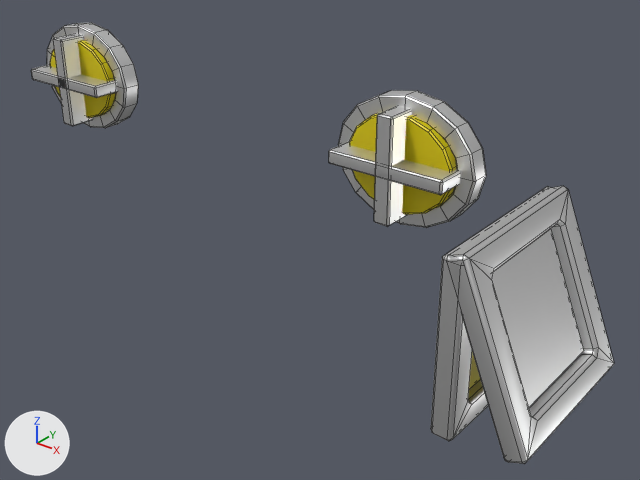
One commit to the FBX model Assets/PackageAsset/Honda 1/Metal/SM_Metal_Window_02.fbx: the scene before it, then after it.
Rendered twice from a 50 mm lens placed at (1.479, -0.493, 1.164), pointed at (0.447, 0.797, 0.364). Arrows for +X, +Y and +Z are at lower left; the lights stay in place. Mesh edges are drawn as thin lines. Where no turn or scale is listed for an object, it has been applied to the vertices.

The scene before the commit, as lines of its bpy script (objects in view):
```python
mat_mi_metal_01_001 = principled_material('MI_Metal_01.001')
mat_mi_metal_01_001.base_color = (0.8, 0.8, 0.8)  # white #e7e7e7
mat_mi_metal_01_001.metallic = 1.0
mat_mi_metal_01_001.roughness = 0.45
me_cube_090_piece_023_piece_006_piece_002_piece_007 = bpy.data.meshes.new('Cube.090_Piece.023_Piece.006_Piece.002_Piece.007')
me_cube_090_piece_023_piece_006_piece_002_piece_007.from_pydata(...)  # 640 vertices, 638 faces; spans x -0.66..1.11, y 0.41..1.0, z 0.35..0.65
# faces by material slot: [512, 126]
me_cube_090_piece_023_piece_006_piece_002_piece_007.materials.append(mat_mi_metal_01_001)  # its picture is missing
me_cube_090_piece_023_piece_006_piece_002_piece_007.materials.append(mat_mi_metal_emis_001)  # yellow #e7d400
ob_sm_metal_window_02 = bpy.data.objects.new('SM_Metal_Window_02', me_cube_090_piece_023_piece_006_piece_002_piece_007)
ob_sm_metal_window_02.location = (0.0, 0.0, 0.0)
```
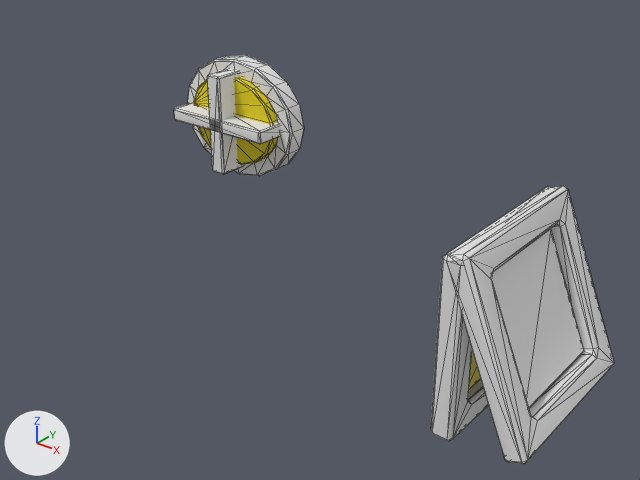
Edits to the scene script, one JSON object a line:
```json
{"op": "set", "path": "mat_mi_metal_01_001.metallic", "old": "1.0", "new": "0.0"}
{"block": "me_cube_090_piece_023_piece_006_piece_002_piece_007", "where": "# used by ob_sm_metal_window_02; location = (0.0, 0.0, 0.0)"}
{"op": "remove", "block": "me_cube_090_piece_023_piece_006_piece_002_piece_007", "code": "me_cube_090_piece_023_piece_006_piece_002_piece_007.from_pydata(...)  # 640 vertices, 638 faces; spans x -0.66..1.11, y 0.41..1.0, z 0.35..0.65"}
{"op": "add", "block": "me_cube_090_piece_023_piece_006_piece_002_piece_007", "code": "me_cube_090_piece_023_piece_006_piece_002_piece_007.from_pydata(...)  # 400 vertices, 780 faces; spans x -0.09..1.11, y 0.41..1.0, z 0.35..0.65"}
{"block": "me_cube_090_piece_023_piece_006_piece_002_piece_007", "change": "me_cube_090_piece_023_piece_006_piece_002_piece_007 part 1: a new loose piece of 128 vertices spanning x -0.09..0.24, y 0.95..1.0, z 0.37..0.65, in mat_mi_metal_01_001 (its picture is missing)"}
{"block": "me_cube_090_piece_023_piece_006_piece_002_piece_007", "change": "me_cube_090_piece_023_piece_006_piece_002_piece_007 part 2: a new loose piece of 64 vertices spanning x -0.05..0.2, y 0.93..0.97, z 0.41..0.62, in mat_mi_metal_emis_001 (yellow #e7d400)"}
{"block": "me_cube_090_piece_023_piece_006_piece_002_piece_007", "change": "me_cube_090_piece_023_piece_006_piece_002_piece_007 part 3: a new loose piece of 24 vertices spanning x 0.06..0.09, y 0.88..0.98, z 0.39..0.63, in mat_mi_metal_01_001 (its picture is missing)"}
{"block": "me_cube_090_piece_023_piece_006_piece_002_piece_007", "change": "me_cube_090_piece_023_piece_006_piece_002_piece_007 part 4: a new loose piece of 24 vertices spanning x -0.06..0.21, y 0.88..0.98, z 0.5..0.53, in mat_mi_metal_01_001 (its picture is missing)"}
{"block": "me_cube_090_piece_023_piece_006_piece_002_piece_007", "change": "me_cube_090_piece_023_piece_006_piece_002_piece_007 part 5: 8 loose pieces with 480 vertices, spanning x -0.66..0.71, y 0.88..1.0, z 0.37..0.65, are deleted"}
{"block": "me_cube_090_piece_023_piece_006_piece_002_piece_007", "change": "me_cube_090_piece_023_piece_006_piece_002_piece_007 part 6"}
{"block": "me_cube_090_piece_023_piece_006_piece_002_piece_007", "change": "131 faces are deleted"}
{"block": "me_cube_090_piece_023_piece_006_piece_002_piece_007", "change": "229 new faces join them, mat_mi_metal_01_001 (its picture is missing)"}
{"block": "me_cube_090_piece_023_piece_006_piece_002_piece_007", "change": "36 new faces join them, mat_mi_metal_emis_001 (yellow #e7d400)"}
```

Boxes (x1, y1, x2, y2) around the edits, measured in the pictures (640 x 480 px):
```json
{"object": "SM_Metal_Window_02", "change": "surface changed, reshaped", "before": [31, 22, 614, 464], "after": [174, 55, 614, 464], "on screen": "24% narrower, 7% shorter"}
{"part": 1, "of": "me_cube_090_piece_023_piece_006_piece_002_piece_007", "change": "added", "after": [188, 55, 304, 176]}
{"part": 2, "of": "me_cube_090_piece_023_piece_006_piece_002_piece_007", "change": "added", "after": [194, 76, 277, 165], "on screen": "yellow"}
{"part": 3, "of": "me_cube_090_piece_023_piece_006_piece_002_piece_007", "change": "added", "after": [207, 68, 243, 174]}
{"part": 4, "of": "me_cube_090_piece_023_piece_006_piece_002_piece_007", "change": "added", "after": [174, 102, 280, 144]}
{"part": 5, "of": "me_cube_090_piece_023_piece_006_piece_002_piece_007", "change": "deleted", "before": [31, 22, 486, 228]}
{"part": 6, "of": "me_cube_090_piece_023_piece_006_piece_002_piece_007", "change": "built on", "before": [431, 186, 614, 464], "after": [431, 186, 614, 464]}
```
